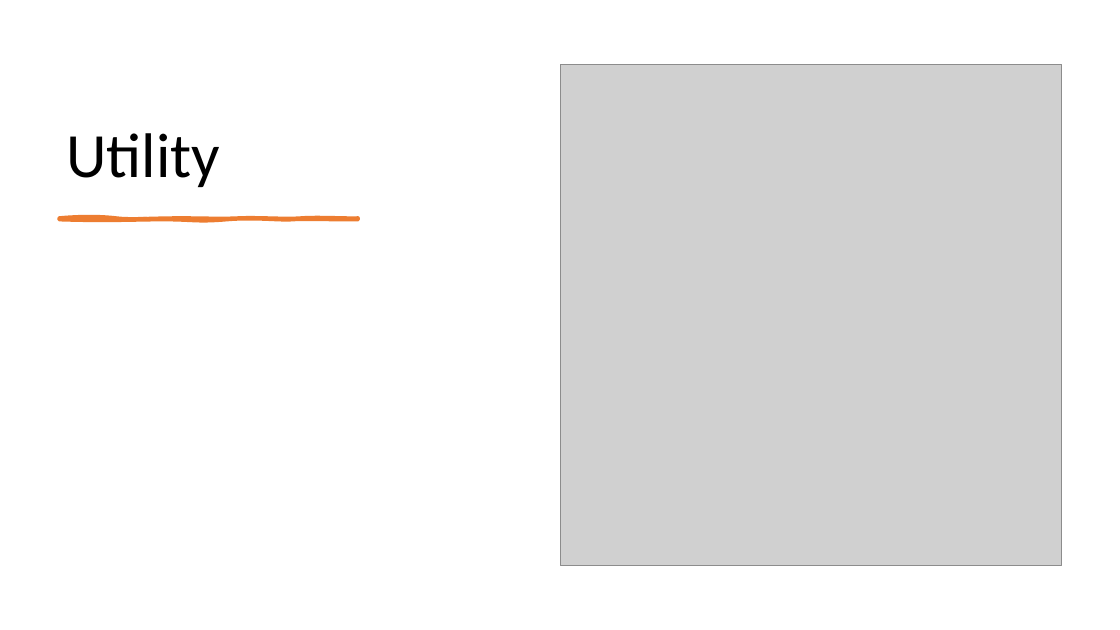
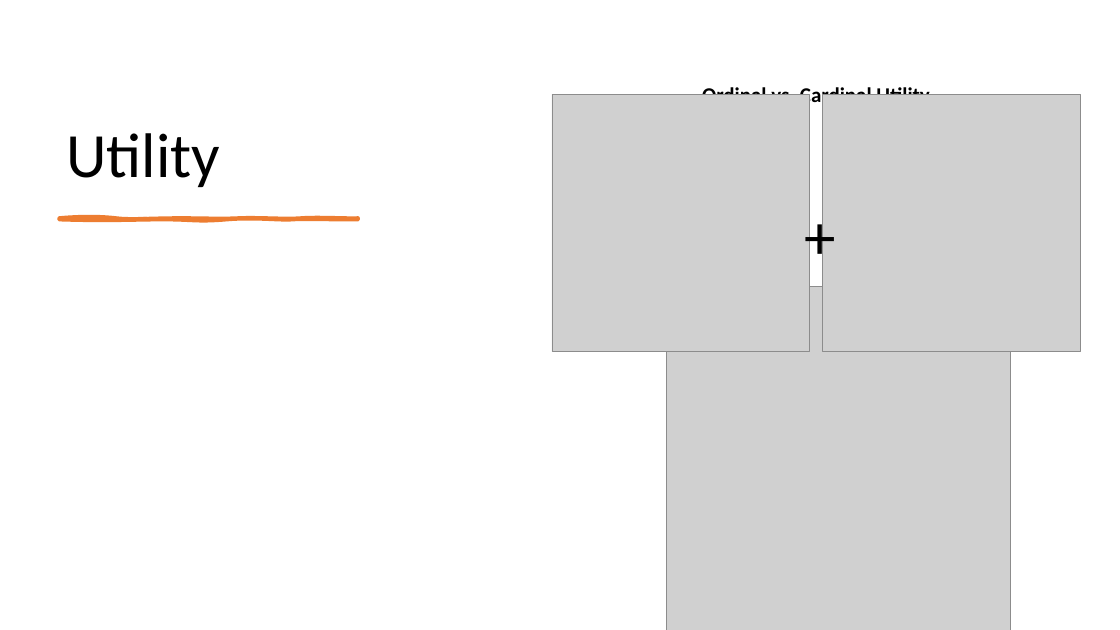
Before and after one commit to mhahsler/CS7320-AI, a slide deck: slide 4 of slides/16_decision_making.pptx. Drawn at 1120x630 pixels with LibreOffice and Linux fonts; fonts in the diff are those of the drawing; grey boxes stand for pictures. Boxes give left, top, right and bottom in pixels: in the first picture for what was removed or moved away, otherwise in the second. Text is boxed around its words. In the diff, an @@ line names an element or a change of style, - is before the commit and + after.

```diff
--- a/slides/16_decision_making.pptx
+++ b/slides/16_decision_making.pptx
@@ text added at bbox=[702, 84, 929, 108], 18 pt, text #000000, bold @@
+Ordinal vs. Cardinal Utility
@@ picture added at bbox=[552, 94, 810, 352] @@
@@ picture added at bbox=[823, 94, 1081, 352] @@
@@ text added at bbox=[796, 192, 850, 277], 54 pt, text #000000 @@
++
@@ picture: place and size @@
-picture at bbox=[560, 65, 1062, 566]
+picture at bbox=[667, 287, 1011, 630]
```
Also in this commit, not shown: 5 other slides changed, 1 slide added, 1 slide removed, 3 other files.
